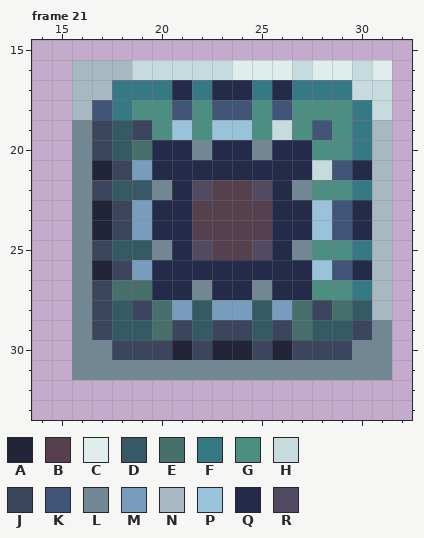
File history of a pixel-art file, public/assets/graphics/snek-tiles.ase. Above, as it was before the edit.
48x48 pixels, 28 frames. Shown: frame 21: x 14..32, y 15..33.
Visible layers, top first: "transparent" opacity 25%, "layer".
Palette (. is transparent): A #222439  B #57404e  C #dfeded  D #355965  E #476f6b  F #357985  G #4c8f82  H #c6dbde  J #3b455d  K #405578  L #728794  M #779cbe  N #a7b8c2  P #99c2db  Q #242b4a  R #524a63
Pixels before, frame 21, first column x 16:
16 NNNHHHHHCCCHCCHC
17 NNFFFQFQQFQFFFHH
18 NKFGGKGKKGKGGGFH
19 LJDJGPGPPGHGKGFN
20 LJDEQQLQQLQQGGFN
21 LAJMQQQQQQQQHKQN
22 LJDDLQRBBRQLGGFN
23 LAJMQQBBBBQQPKQN
24 LAJMQQBBBBQQPKQN
25 LJDDLQRBBRQLGGFN
26 LAJMQQQQQQQQPKQN
27 LJEEQQLQQLQQGGFN
28 LJDJEMDMMDMEJEDN
29 LJDDEJDJJDJEDDJL
30 LLJJJAJAAJAJJJLL
31 LLLLLLLLLLLLLLLL
After the commit:
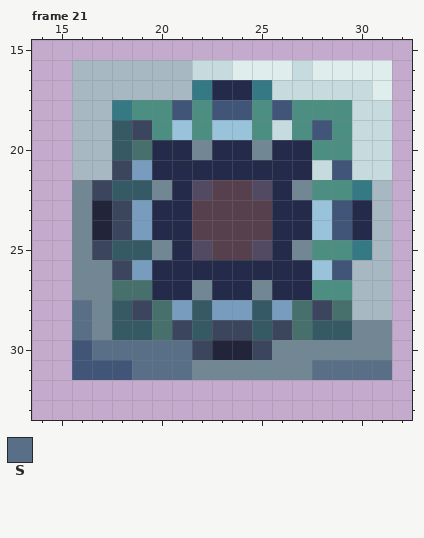
Colours new in this view: S #586f87
The edit:
Changed rows in their new state; - is an unchanged pixel.
Frame 21, layer "layer":
first column x 16:
16 ---NNN--------C-
17 --NNNN----HHHH-C
18 -N------------H-
19 NN------------HH
20 NN------------HH
21 NN------------HH
first column x 16:
26 -L------------N-
27 -L------------N-
28 SL------------N-
29 SL------------L-
30 KSSSSS----LLLL--
31 KKKSSS------SSSS
Where, in picture pixels (left, top, right, bottom), the same in both pictures:
changed: (72, 60, 192, 380)
changed: (272, 60, 392, 380)
